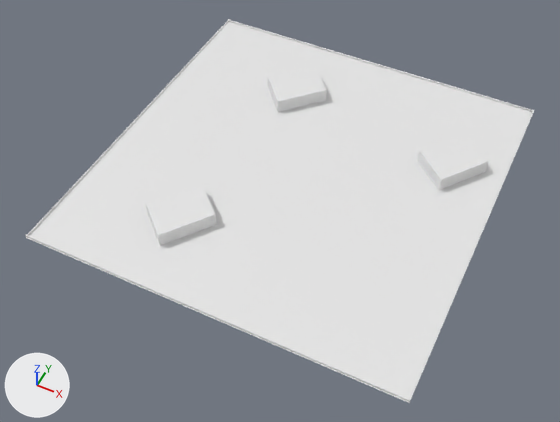
Renders of the OBJ model assets/Models/planeHugeWithWalls.obj from each side of a commit.
Camera for both pictures: a 50 mm camera at (121.0, -265.0, 289.0) aimed at (1.0, -25.0, -12.0). Arrows for +X, +Y and +Z are at lower left; the lights stay in place. Where no turn or scale is listed for an object, it has been applied to the vertices.
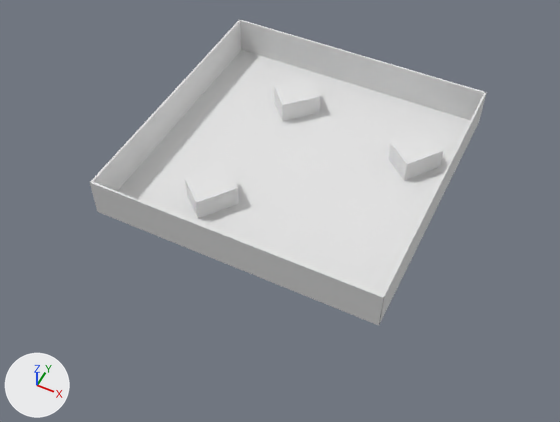
Commit message: Better walls

What differs and where, as boxes (x1, y1, x2, y2) in the pictures (560 x 422 px):
'Plane', mesh rescaled: before (26, 22, 533, 403); after (117, 50, 470, 295)
'wall4', added: after (91, 182, 384, 325)
'wall3', added: after (240, 20, 486, 120)
'wall1', added: after (90, 19, 242, 212)
'wall2', added: after (379, 92, 487, 324)
'Cube.003', deleted: before (25, 235, 409, 402)
'Cube.002', deleted: before (227, 20, 533, 112)
'Cube.001', deleted: before (27, 19, 230, 235)
'Cube', deleted: before (409, 111, 534, 402)

Edits to the bpy script that builds the scene:
```text
Change me_plane:
    where me_plane.from_pydata(...)  # 313 vertices, 548 faces; spans x -100.0..100.0, y -102.0..102.0, z -4.0..4.0
    used by ob_plane; location = (0.0, 0.0, 0.0)
    me_plane part 1: the whole mesh is scaled about its middle by (0.751, 0.733, 1.5), then moved by (0.0, 0.0, 6.0)
Add me_wall4:
    me_wall4.from_pydata([(75.0, -75.0, 0.0), (75.0, -75.0, 21.0), (-75.0, -75.0, 0.0), (-75.0, -75.0, 21.0), (75.0, -74.0, 0.0), (75.0, -74.0, 21.0), (-75.0, -74.0, 0.0), (-75.0, -74.0, 21.0)], [], [(1, 2, 0), (3, 6, 2), (7, 4, 6), (5, 0, 4), (6, 0, 2), (3, 5, 7), (1, 3, 2), (3, 7, 6), (7, 5, 4), (5, 1, 0), (6, 4, 0), (3, 1, 5)])
    me_wall4.materials.append(mat_material)  # white #e7e7e7
Add me_wall3:
    me_wall3.from_pydata([(74.0, 74.0, 0.0), (74.0, 74.0, 21.0), (-76.0, 74.0, 0.0), (-76.0, 74.0, 21.0), (74.0, 75.0, 0.0), (74.0, 75.0, 21.0), (-76.0, 75.0, 0.0), (-76.0, 75.0, 21.0)], [], [(1, 2, 0), (3, 6, 2), (7, 4, 6), (5, 0, 4), (6, 0, 2), (3, 5, 7), (1, 3, 2), (3, 7, 6), (7, 5, 4), (5, 1, 0), (6, 4, 0), (3, 1, 5)])
    me_wall3.materials.append(mat_material)  # white #e7e7e7
Add me_wall2:
    me_wall2.from_pydata([(74.0, -75.0, 0.0), (74.0, -75.0, 21.0), (74.0, 75.0, 0.0), (74.0, 75.0, 21.0), (75.0, -75.0, 0.0), (75.0, -75.0, 21.0), (75.0, 75.0, 0.0), (75.0, 75.0, 21.0)], [], [(1, 2, 0), (3, 6, 2), (7, 4, 6), (5, 0, 4), (6, 0, 2), (3, 5, 7), (1, 3, 2), (3, 7, 6), (7, 5, 4), (5, 1, 0), (6, 4, 0), (3, 1, 5)])
    me_wall2.materials.append(mat_material)  # white #e7e7e7
Add me_wall1:
    me_wall1.from_pydata([(-76.0, -75.0, 0.0), (-76.0, -75.0, 21.0), (-76.0, 75.0, 0.0), (-76.0, 75.0, 21.0), (-75.0, -75.0, 0.0), (-75.0, -75.0, 21.0), (-75.0, 75.0, 0.0), (-75.0, 75.0, 21.0)], [], [(1, 2, 0), (3, 6, 2), (7, 4, 6), (5, 0, 4), (6, 0, 2), (3, 5, 7), (1, 3, 2), (3, 7, 6), (7, 5, 4), (5, 1, 0), (6, 4, 0), (3, 1, 5)])
    me_wall1.materials.append(mat_material)  # white #e7e7e7
Remove ob_cube:
    ob_cube = bpy.data.objects.new('Cube', me_cube)
    ob_cube.location = (0.0, 0.0, 0.0)
Remove ob_cube_001:
    ob_cube_001 = bpy.data.objects.new('Cube.001', me_cube_001)
    ob_cube_001.location = (0.0, 0.0, 0.0)
Remove ob_cube_002:
    ob_cube_002 = bpy.data.objects.new('Cube.002', me_cube_002)
    ob_cube_002.location = (0.0, 0.0, 0.0)
Remove ob_cube_003:
    ob_cube_003 = bpy.data.objects.new('Cube.003', me_cube_003)
    ob_cube_003.location = (0.0, 0.0, 0.0)
Add ob_wall4:
    ob_wall4 = bpy.data.objects.new('wall4', me_wall4)
    ob_wall4.location = (0.0, 0.0, 0.0)
Add ob_wall3:
    ob_wall3 = bpy.data.objects.new('wall3', me_wall3)
    ob_wall3.location = (0.0, 0.0, 0.0)
Add ob_wall2:
    ob_wall2 = bpy.data.objects.new('wall2', me_wall2)
    ob_wall2.location = (0.0, 0.0, 0.0)
Add ob_wall1:
    ob_wall1 = bpy.data.objects.new('wall1', me_wall1)
    ob_wall1.location = (0.0, 0.0, 0.0)
```
